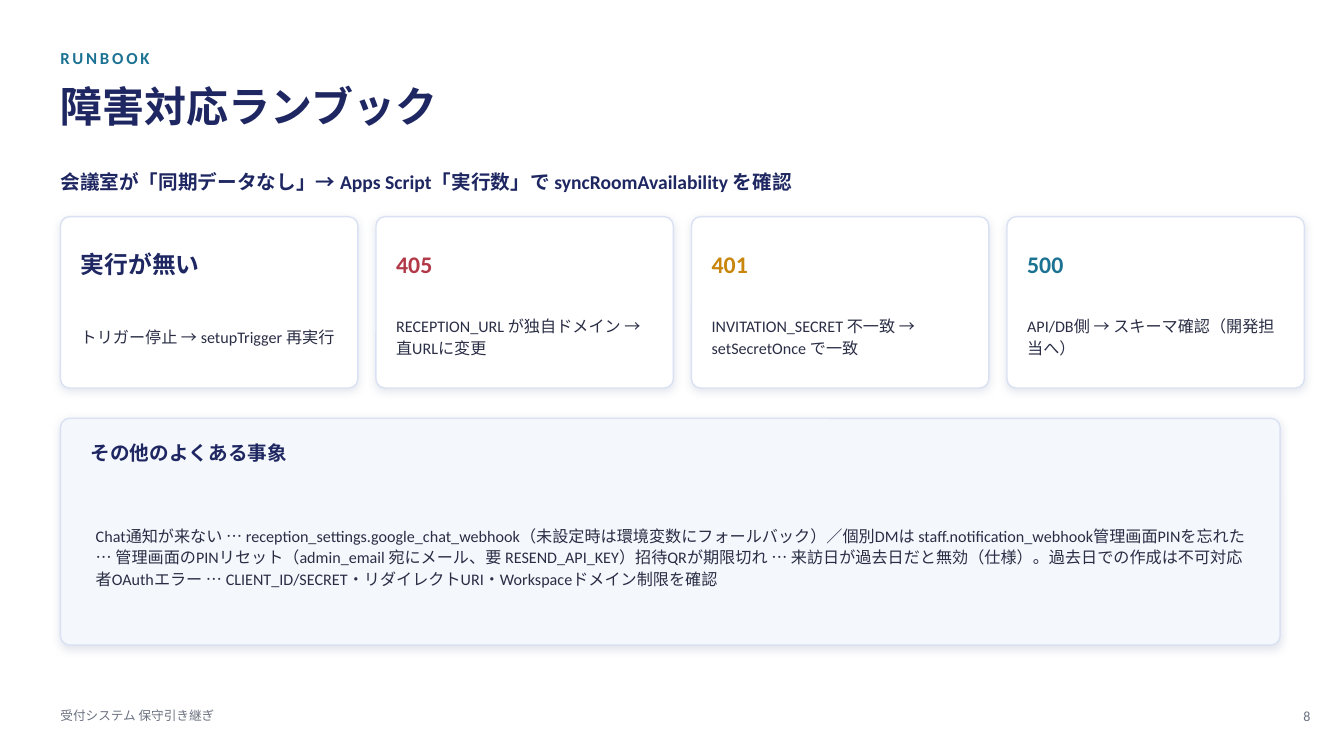
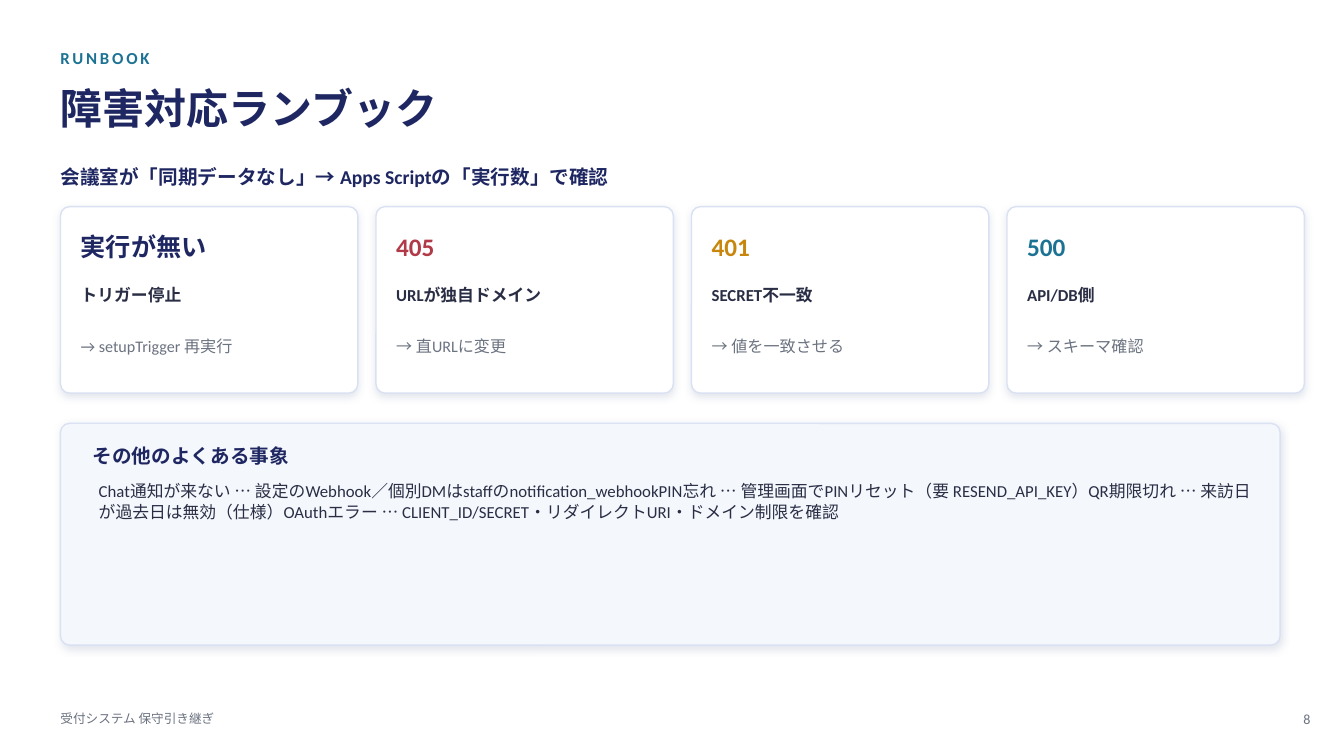
Before and after one commit to viva-eureka/reception-system, a slide deck: slide 8 of docs/受付システム_保守引き継ぎ.pptx. Drawn at 1344x756 pixels with LibreOffice and Linux fonts; fonts in the diff are those of the drawing. Boxes give left, top, right and bottom in pixels: in the first picture for what was removed or moved away, otherwise in the second. Text is boxed around its words. In the diff, an @@ line names an element or a change of style, - is before the commit and + after.

```diff
--- a/docs/受付システム_保守引き継ぎ.pptx
+++ b/docs/受付システム_保守引き継ぎ.pptx
@@ text at [60,167,608,187]: text changed @@
-会議室が「同期データなし」→ Apps Script「実行数」で syncRoomAvailability を確認
+会議室が「同期データなし」→ Apps Scriptの「実行数」で確認
@@ rounded rectangle: place and size @@
-rounded rectangle at [60,217,358,388]
+rounded rectangle at [60,207,358,393]
@@ rounded rectangle: place and size @@
-rounded rectangle at [376,217,674,388]
+rounded rectangle at [376,207,674,393]
@@ rounded rectangle: place and size @@
-rounded rectangle at [692,217,989,388]
+rounded rectangle at [692,207,989,393]
@@ proportions changed in 5 elements at [60,207,358,393], [60,423,1280,645], [376,207,674,393], [692,207,989,393], [1007,207,1305,393] @@
@@ rounded rectangle: place and size @@
-rounded rectangle at [1007,217,1305,388]
+rounded rectangle at [1007,207,1305,393]
@@ text "実行が無い": place and size @@
-text "実行が無い" at [81,252,200,275]
+text "実行が無い" at [81,234,207,259]
@@ text "405": place and size @@
-text "405" at [396,257,432,273]
+text "405" at [396,239,434,256]
@@ text "401": place and size @@
-text "401" at [712,257,748,273]
+text "401" at [712,239,750,256]
@@ size 17 to 18 pt in 4 elements at [81,234,207,259], [396,239,434,256], [712,239,750,256], [1027,239,1065,256] @@
@@ text "500": place and size @@
-text "500" at [1027,257,1063,273]
+text "500" at [1027,239,1065,256]
@@ text at [81,286,182,303]: text changed; size 11.5 to 12 pt; bold on @@
-トリガー停止 → setupTrigger 再実行
+トリガー停止
@@ text added at [396,287,541,303], 12 pt, text #2A2E45, bold @@
+URLが独自ドメイン
@@ text added at [712,287,813,303], 12 pt, text #2A2E45, bold @@
+SECRET不一致
@@ text added at [1027,287,1095,303], 12 pt, text #2A2E45, bold @@
+API/DB側
@@ text added at [99,338,232,355], 11.5 pt, text #6B7280 @@
+→ setupTrigger 再実行
@@ text at [416,338,506,353]: text changed; text colour #2A2E45 to #6B7280 @@
-RECEPTION_URL が独自ドメイン → 直URLに変更
+→ 直URLに変更
@@ text at [731,338,844,353]: text changed; text colour #2A2E45 to #6B7280 @@
-INVITATION_SECRET 不一致 → setSecretOnce で一致
+→ 値を一致させる
@@ text at [1047,338,1144,354]: text changed; text colour #2A2E45 to #6B7280 @@
-API/DB側 → スキーマ確認（開発担当へ）
+→ スキーマ確認
@@ rounded rectangle: place and size @@
-rounded rectangle at [60,418,1280,645]
+rounded rectangle at [60,423,1280,645]
@@ text "Chat通知が来ない … 設定のWebhook／個別DMはstaffのnotification_webhookPIN忘れ ..." at [99,483,1250,521]: vertical alignment middle to top @@
@@ text at [99,483,1250,521]: text changed; size 11.5 to 12 pt @@
-Chat通知が来ない … reception_settings.google_chat_webhook（未設定時は環境変数にフォールバック）／個別DMは staff.notification_webhook管理画面PINを忘れた … 管理画面のPINリセット（admin_email 宛にメール、要 RESEND_API_KEY）招待QRが期限切れ … 来訪日が過去日だと無効（仕様）。過去日での作成は不可対応者OAuthエラー … CLIENT_ID/SECRET・リダイレクトURI・Workspaceドメイン制限を確認
+Chat通知が来ない … 設定のWebhook／個別DMはstaffのnotification_webhookPIN忘れ … 管理画面でPINリセット（要 RESEND_API_KEY）QR期限切れ … 来訪日が過去日は無効（仕様）OAuthエラー … CLIENT_ID/SECRET・リダイレクトURI・ドメイン制限を確認
```
Also in this commit, not shown: 10 other slides changed, 4 other files.
